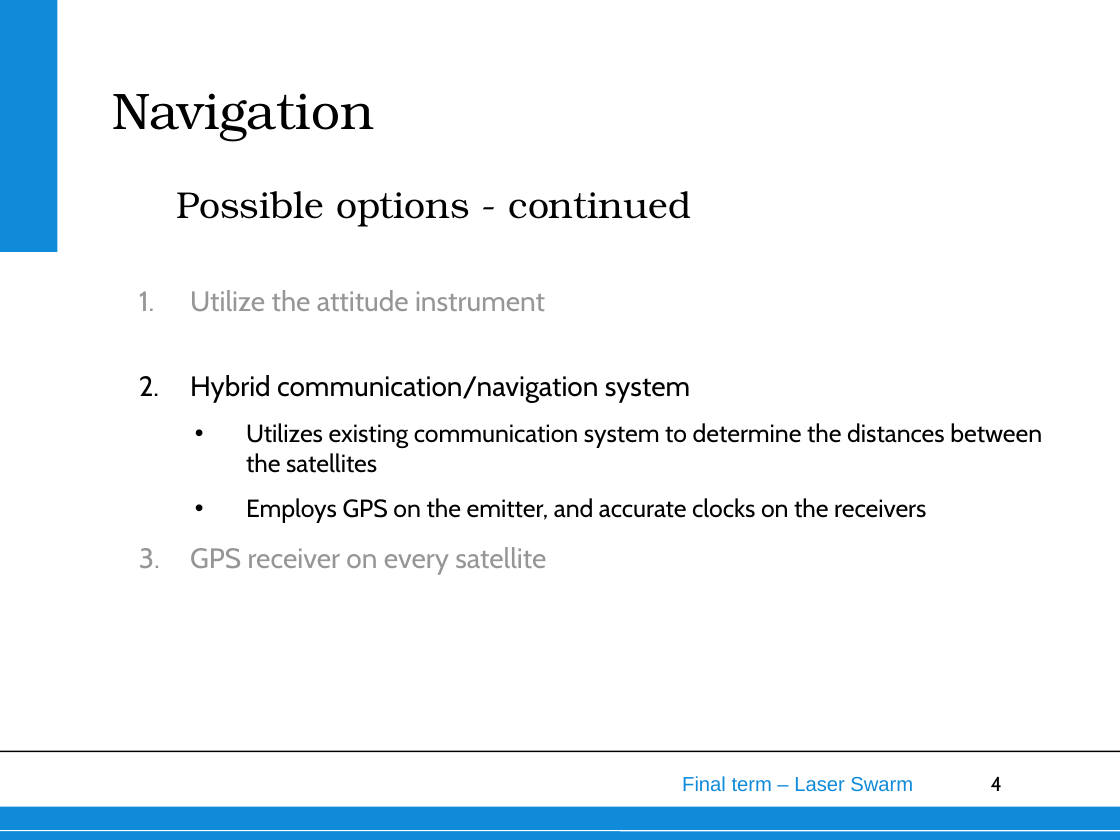
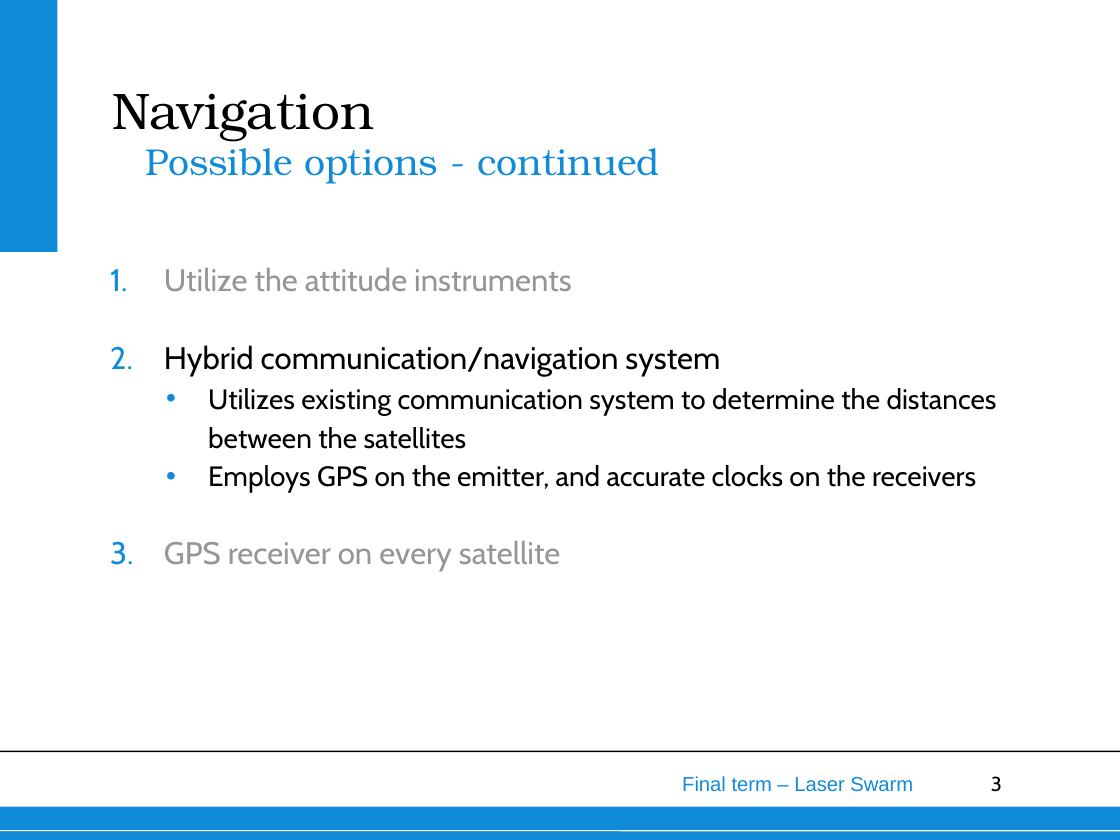
Before and after one commit to thewisenerd/laser-swarm, a slide deck: slide 3 of finalPresentation/subsections/Navigation.ppt (slide 4 before the commit). Drawn at 1120x840 pixels with LibreOffice and Linux fonts; fonts in the diff are those of the drawing; background and template pictures are left out. Boxes give left, top, right and bottom in pixels: in the first picture for what was removed or moved away, otherwise in the second. Text is boxed around its words. In the diff, an @@ line names an element or a change of style, - is before the commit and + after.

```diff
--- a/finalPresentation/subsections/Navigation.ppt
+++ b/finalPresentation/subsections/Navigation.ppt
@@ text "Possible options - continued": place and size @@
-text "Possible options - continued" at bbox=[177, 191, 692, 227]
+text "Possible options - continued" at bbox=[145, 140, 660, 184]
@@ text "Possible options - continued" at bbox=[145, 140, 660, 184]: text colour #000000 to #108BD9; indent changed; more space between paragraphs; vertical alignment bottom to top @@
@@ text "Utilize the attitude instruments": place and size @@
-text "Utilize the attitude instruments" at bbox=[190, 290, 1042, 574]
+text "Utilize the attitude instruments" at bbox=[164, 268, 997, 571]
@@ text at bbox=[164, 268, 572, 292]: text changed; size 18 to 20 pt @@
-1. Utilize the attitude instrument
+1. Utilize the attitude instruments
@@ text at bbox=[164, 345, 997, 571]: size 18 to 20 pt in "Hybrid communication/navigation system", "GPS receiver on every satellite"; size 16 to 18 pt in "Utilizes existing communication system to determine the ...", "Employs GPS on the emitter, and accurate ..."; indent changed; line spacing 1 to 25pt; less space between paragraphs; bullet colour #000000 to #108BD9; bullet colour #969696 to #108BD9 @@
@@ page number at bbox=[991, 776, 1002, 792]: text changed @@
-4
+3
```
Also in this commit, not shown: 9 other slides changed, 1 slide removed.
